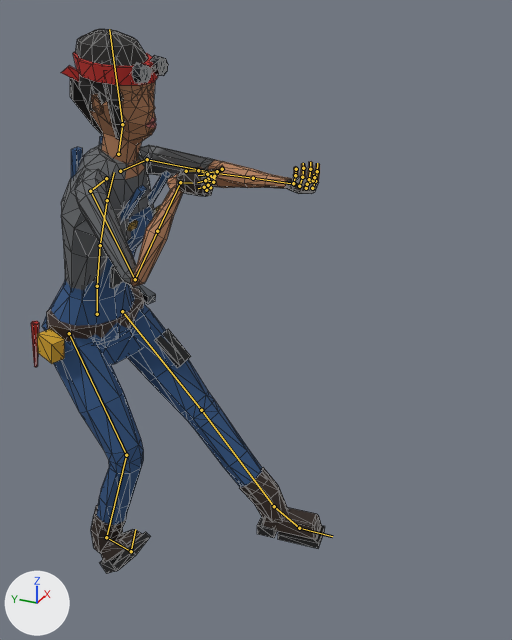
A saved change to the glTF model output/survivors/unarmed/rico_female_unarmed.glb.
The view is the same before and after, from a 50 mm camera at (-1.543, -0.823, 1.718) aimed at (0.026, -0.117, 0.933). The axes (+X, +Y, +Z) are drawn at lower left. The lights are the same throughout. The older version comes first. Both versions are drawn at frame 0 of the action 'Rifle_Crouch_Aim'; the numbers are the values there. The bones that change, and the others that lie on the model, are drawn over the model as lines. Mesh edges are drawn as thin lines.

Objects in the first picture: 'Rico_Female_Body'.
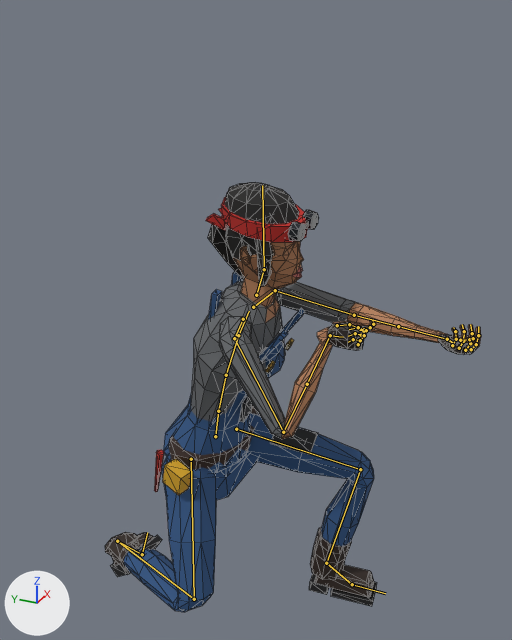
Pixel boxes [x1, y1, x2, y2] of what changed, in the pictures (512 x 640 px):
'Rico_Female_Body', posed (28% wider, 21% shorter)
    before: [31, 29, 325, 573]
    after: [105, 182, 481, 612]
bone 'mixamorig:Hips', root to tip
    before: (97, 314) to (97, 286)
    after: (215, 436) to (218, 411)
bone 'mixamorig:LeftUpLeg', root to tip
    before: (122, 311) to (201, 410)
    after: (236, 429) to (360, 469)
bone 'mixamorig:LeftLeg', root to tip
    before: (201, 410) to (274, 506)
    after: (360, 469) to (326, 563)
bone 'mixamorig:LeftFoot', root to tip
    before: (274, 506) to (299, 528)
    after: (326, 563) to (352, 584)
bone 'mixamorig:RightUpLeg', root to tip
    before: (69, 333) to (126, 455)
    after: (191, 459) to (194, 599)
bone 'mixamorig:RightLeg', root to tip
    before: (126, 455) to (106, 537)
    after: (194, 599) to (117, 541)
bone 'mixamorig:RightFoot', root to tip
    before: (106, 537) to (131, 551)
    after: (117, 541) to (142, 554)

Edits to the bpy script that builds the scene:
```text
Change bone_mixamorig_hips:
    where bone_mixamorig_hips = bpy.data.objects['Rico_Female_Armature'].pose.bones['mixamorig:Hips']
    bone_mixamorig_hips.location: (0.0, 0.0, -0.382) -> (0.0, -0.339, -0.017)
Change bone_mixamorig_leftupleg:
    where bone_mixamorig_leftupleg = bpy.data.objects['Rico_Female_Armature'].pose.bones['mixamorig:LeftUpLeg']  # child of 'mixamorig:Hips'
    bone_mixamorig_leftupleg.rotation_quaternion: (0.889, 0.437, -0.132, 0.045) -> (0.696, 0.656, 0.036, 0.29)  # degrees (53, -16, -2) -> degrees (82, -19, 29)
Change bone_mixamorig_leftleg:
    where bone_mixamorig_leftleg = bpy.data.objects['Rico_Female_Armature'].pose.bones['mixamorig:LeftLeg']  # child of 'mixamorig:LeftUpLeg'
    bone_mixamorig_leftleg.rotation_quaternion: (1.0, 0.018, -0.002, -0.002) -> (0.688, -0.667, -0.15, -0.243)  # degrees (2, 0, 0) -> degrees (-86, -32, -9)
Change bone_mixamorig_leftfoot:
    where bone_mixamorig_leftfoot = bpy.data.objects['Rico_Female_Armature'].pose.bones['mixamorig:LeftFoot']  # child of 'mixamorig:LeftLeg'
    bone_mixamorig_leftfoot.rotation_quaternion: (0.929, -0.366, -0.027, 0.047) -> (0.995, 0.078, -0.021, 0.051)  # degrees (-43, -1, 6) -> degrees (9, -3, 6)
Change bone_mixamorig_rightupleg:
    where bone_mixamorig_rightupleg = bpy.data.objects['Rico_Female_Armature'].pose.bones['mixamorig:RightUpLeg']  # child of 'mixamorig:Hips'
    bone_mixamorig_rightupleg.rotation_quaternion: (-0.923, -0.353, 0.148, 0.046) -> (-0.935, -0.233, 0.139, 0.227)  # degrees (43, -14, -11) -> degrees (30, -9, -30)
Change bone_mixamorig_rightleg:
    where bone_mixamorig_rightleg = bpy.data.objects['Rico_Female_Armature'].pose.bones['mixamorig:RightLeg']  # child of 'mixamorig:RightUpLeg'
    bone_mixamorig_rightleg.rotation_quaternion: (0.925, -0.371, 0.005, 0.084) -> (0.494, -0.392, -0.383, 0.675)  # degrees (-43, 4, 9) -> degrees (-66, 9, 102)
Change bone_mixamorig_rightfoot:
    where bone_mixamorig_rightfoot = bpy.data.objects['Rico_Female_Armature'].pose.bones['mixamorig:RightFoot']  # child of 'mixamorig:RightLeg'
    bone_mixamorig_rightfoot.rotation_quaternion: (0.9, 0.427, 0.019, -0.088) -> (0.462, 0.638, -0.331, -0.519)  # degrees (50, 6, -8) -> degrees (92, 21, -75)
```
